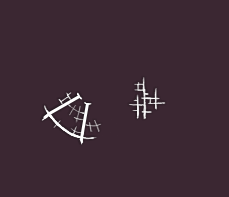
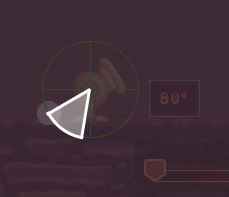
Revision of a layered 229x197 image; what changed, layer by layer:
hid "Layer 2" over box(41, 77, 166, 145)
hid "Shape 2", painted on it, unmasked it over box(47, 95, 89, 138)
added group "Group 2" with 4 layers above "Layer 1" over box(46, 88, 91, 140)
added layer "Line 2" in group "Group 2" over box(80, 89, 91, 139)
added layer "Line 1" in group "Group 2" over box(46, 88, 91, 116)
added layer "Ellipse 1 copy" in group "Group 2" over box(46, 108, 84, 140)
added layer "Ellipse 1" (40%) in group "Group 2" over box(48, 89, 90, 138)
showed "Layer 1" over box(0, 0, 229, 197)
